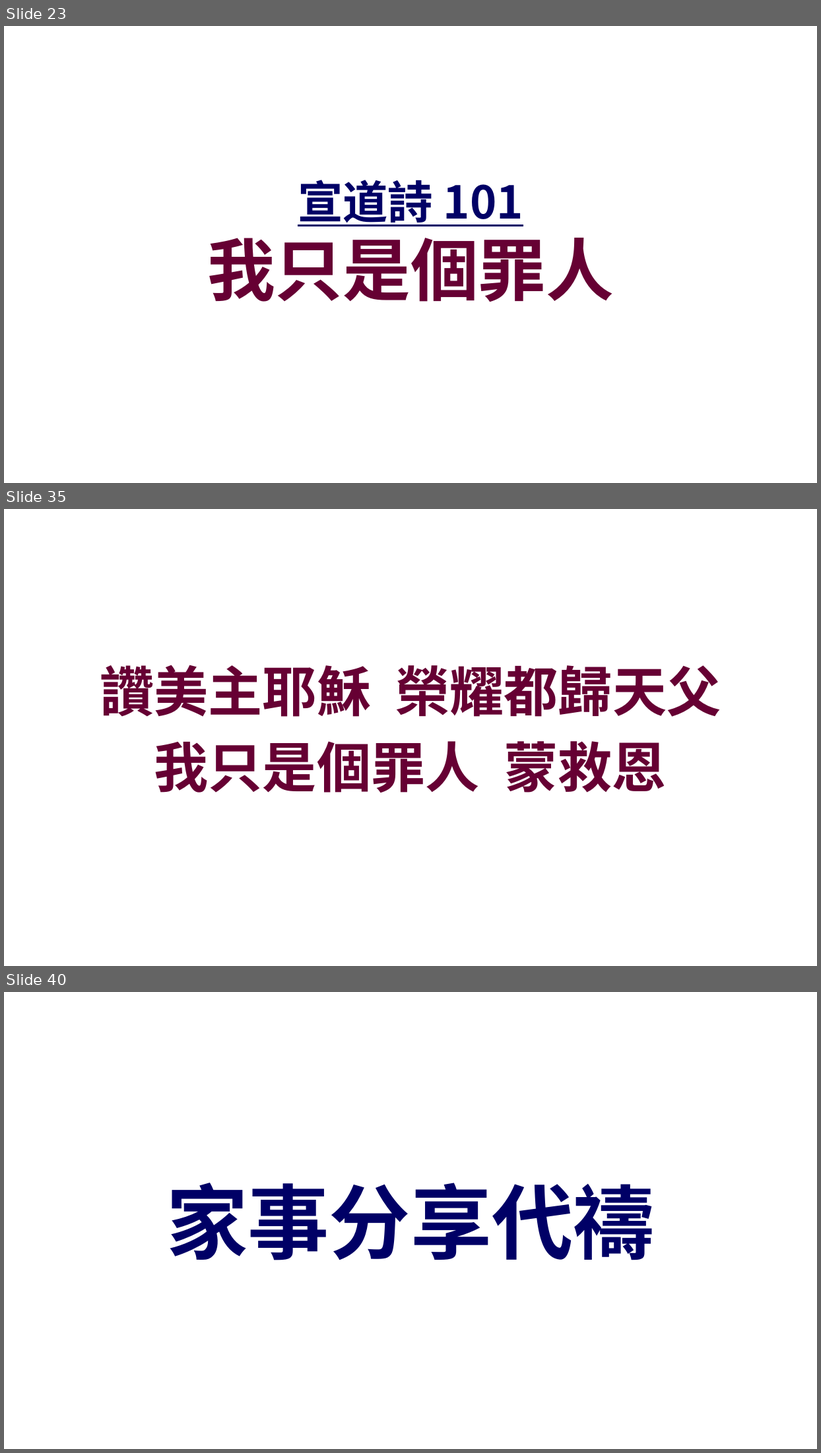
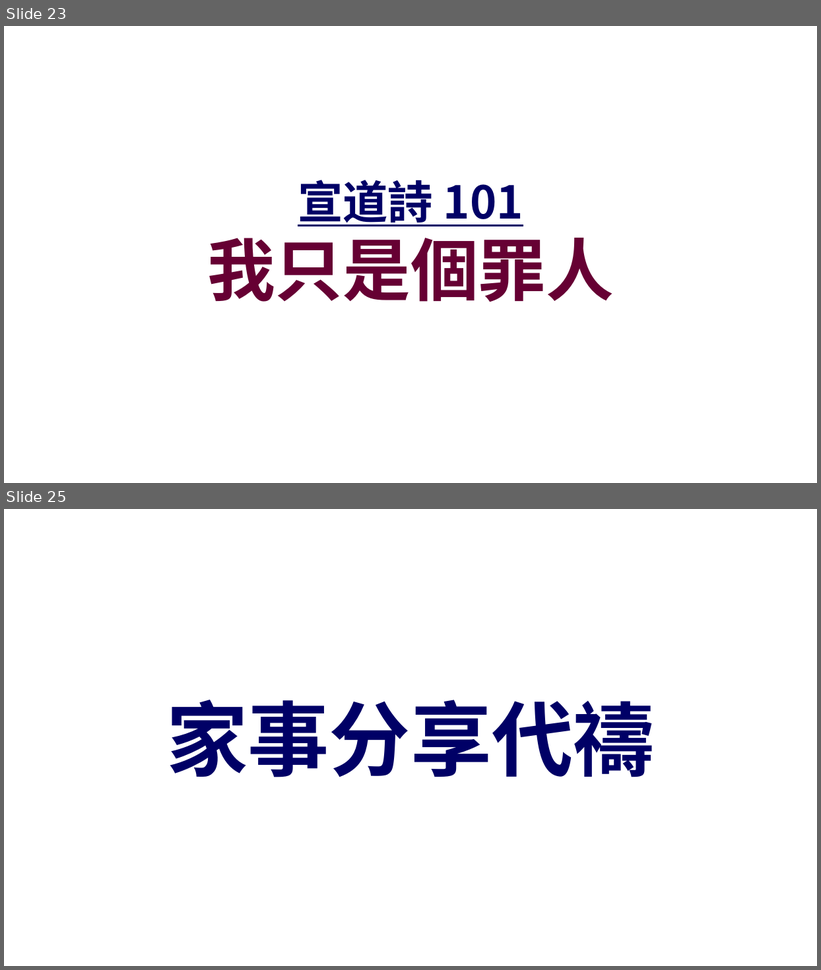
Before and after one commit to batisuoc/other-ppts, a slide deck: 崇拜流程_聖餐禮version.pptx. Shown one above the other, each under a label of ours: slides 23, 35 and 40 before the commit, slides 23 and 25 after it; the slides between them are not shown. The pictures are 821x1453 and 821x970 pixels, drawn with LibreOffice and Linux fonts; fonts in the diff are those of the drawing; background and template pictures are left out. Boxes give left, top, right and bottom in pixels: in the first picture for what was removed or moved away, otherwise in the second. Text is boxed around its words. In the diff, an @@ line names an element or a change of style, - is before the commit and + after.

```diff
--- a/崇拜流程_聖餐禮version.pptx
+++ b/崇拜流程_聖餐禮version.pptx
@@ slide 35 removed at (4, 509, 817, 966), background picture (left out) @@
@@ text removed at (100, 665, 721, 793) @@
-讚美主耶穌 榮耀都歸天父
-我只是個罪人 蒙救恩
@@ what was slide 40 is now slide 25 @@
```
Also in this commit, not shown: 2 slides changed, 14 other slides removed.
